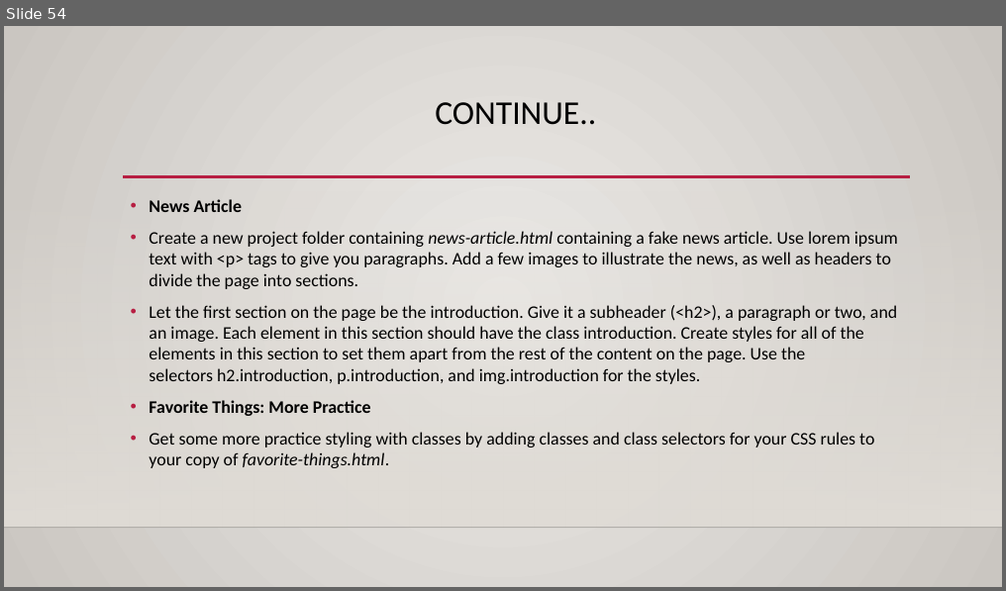
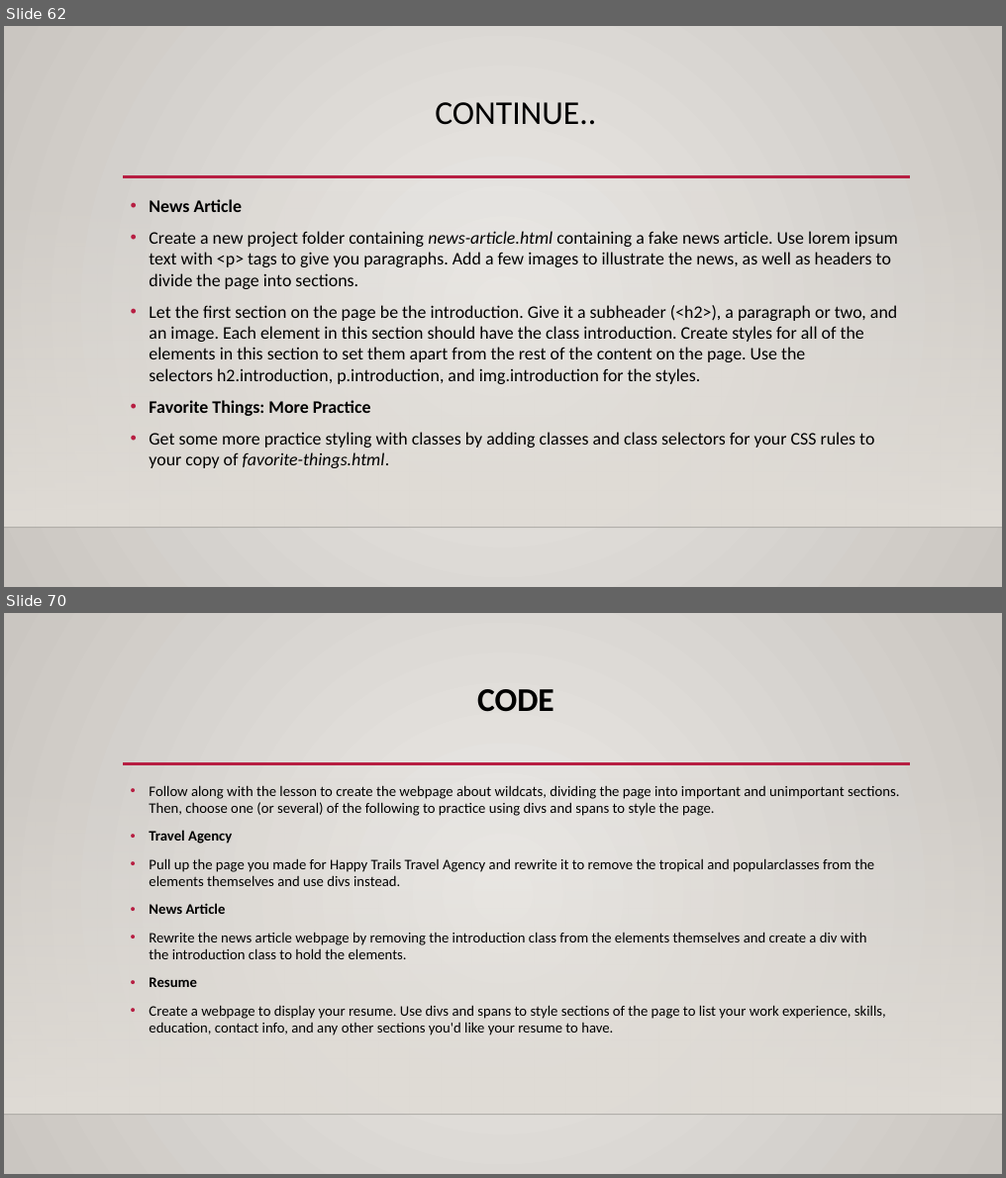
Before and after one commit to GoobsanGroup1/web_dev_proj-1, a slide deck: Week2_Front_End_WD.pptx. Shown one above the other, each under a label of ours: slide 54 before the commit, slides 62 and 70 after it; the slides between them are not shown. The pictures are 1006x591 and 1006x1178 pixels, drawn with LibreOffice and Linux fonts; fonts in the diff are those of the drawing; background and template pictures are left out. Boxes give left, top, right and bottom in pixels: in the first picture for what was removed or moved away, otherwise in the second. Text is boxed around its words. In the diff, an @@ line names an element or a change of style, - is before the commit and + after.

```diff
--- a/Week2_Front_End_WD.pptx
+++ b/Week2_Front_End_WD.pptx
@@ slide 70 added at <box>4,613,1002,1174</box>, background gradient #ECEAE7 to #CAC7C1; not listed: 3 template elements that a slide beside it also shows @@
@@ title added at <box>477,689,554,712</box>, 32 pt, text #000000, bold @@
+CODE
@@ text added at <box>149,785,899,1036</box>, 14 pt, text #000000 @@
+• Follow along with the lesson to create the webpage about wildcats, dividing the page into important and unimportant sections. Then, choose one (or several) of the following to practice using divs and spans to style the page.
+• Travel Agency
+• Pull up the page you made for Happy Trails Travel Agency and rewrite it to remove the tropical and popularclasses from the elements themselves and use divs instead.
+• News Article
+• Rewrite the news article webpage by removing the introduction class from the elements themselves and create a div with the introduction class to hold the elements.
+• Resume
+• Create a webpage to display your resume. Use divs and spans to style sections of the page to list your work experience, skills, education, contact info, and any other sections you'd like your resume to have.
@@ what was slide 54 is now slide 62 @@
```
Also in this commit, not shown: 1 slide changed, 101 other slides added, 8 other files.
